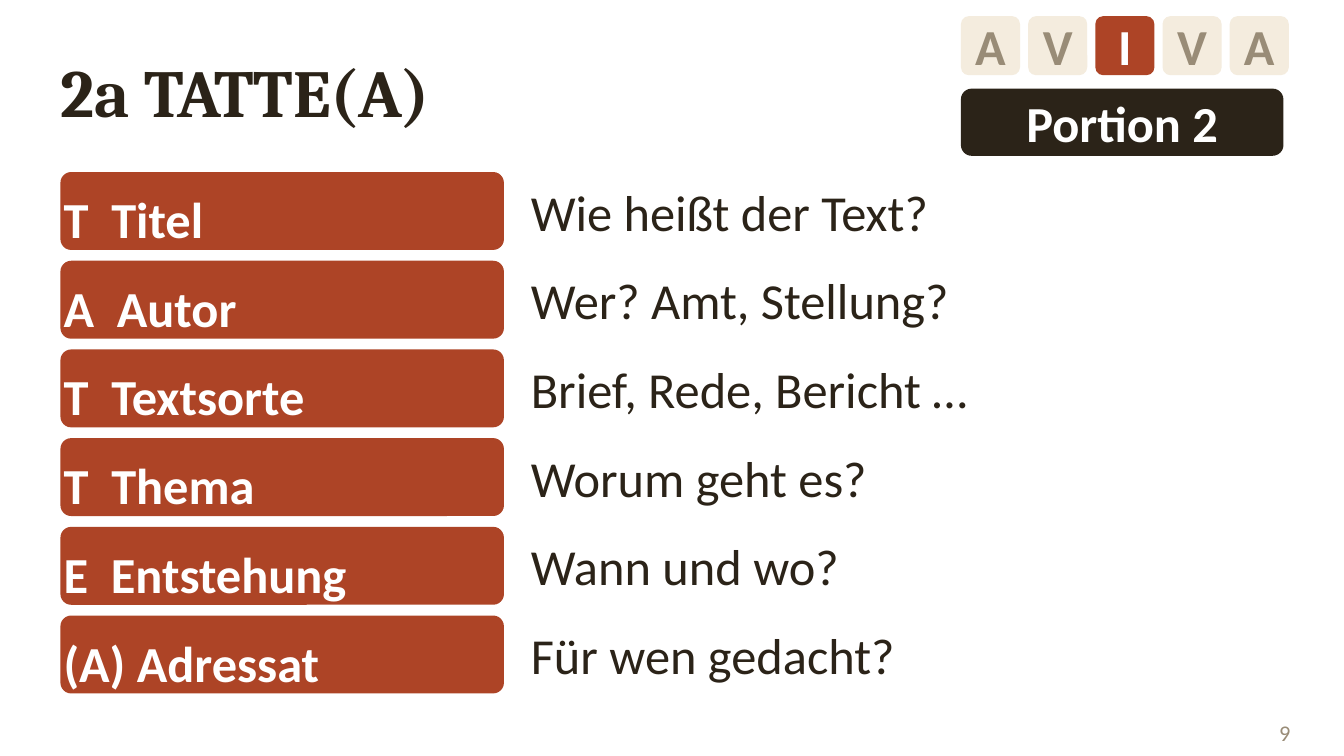
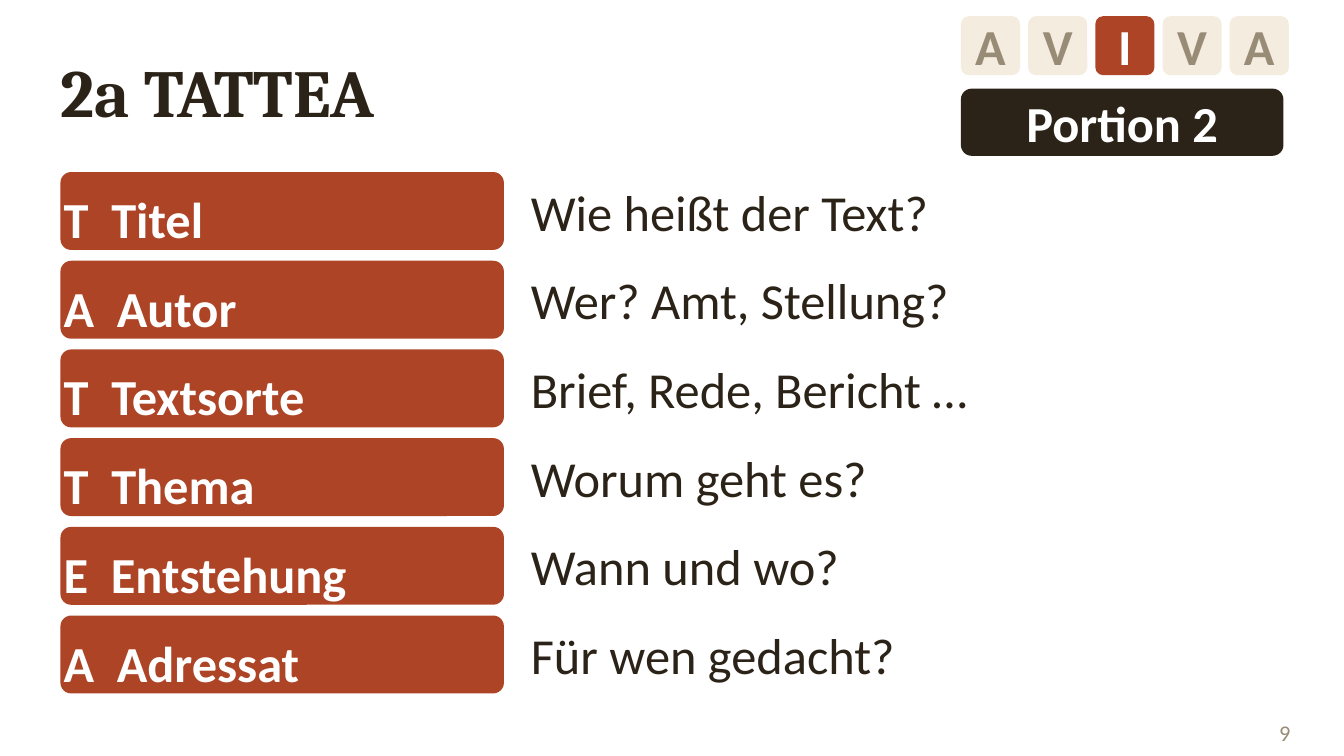
Before and after one commit to golzkonstantin-gif/Schule, a slide deck: slide 9 of Geschichte_11/Doppelstunde_Test_Quellenanalyse/Folien_Quellenanalyse.pptx. Drawn at 1344x756 pixels with LibreOffice and Linux fonts; fonts in the diff are those of the drawing. Boxes give left, top, right and bottom in pixels: in the first picture for what was removed or moved away, otherwise in the second. Text is boxed around its words. In the diff, an @@ line names an element or a change of style, - is before the commit and + after.

```diff
--- a/Geschichte_11/Doppelstunde_Test_Quellenanalyse/Folien_Quellenanalyse.pptx
+++ b/Geschichte_11/Doppelstunde_Test_Quellenanalyse/Folien_Quellenanalyse.pptx
@@ text at bbox=[60, 71, 374, 118]: text changed @@
-2a TATTE(A)
+2a TATTEA
@@ text in rounded rectangle at bbox=[64, 646, 299, 694]: text changed @@
-(A) Adressat
+A Adressat
```
Also in this commit, not shown: 1 other slide changed, 14 other files.
